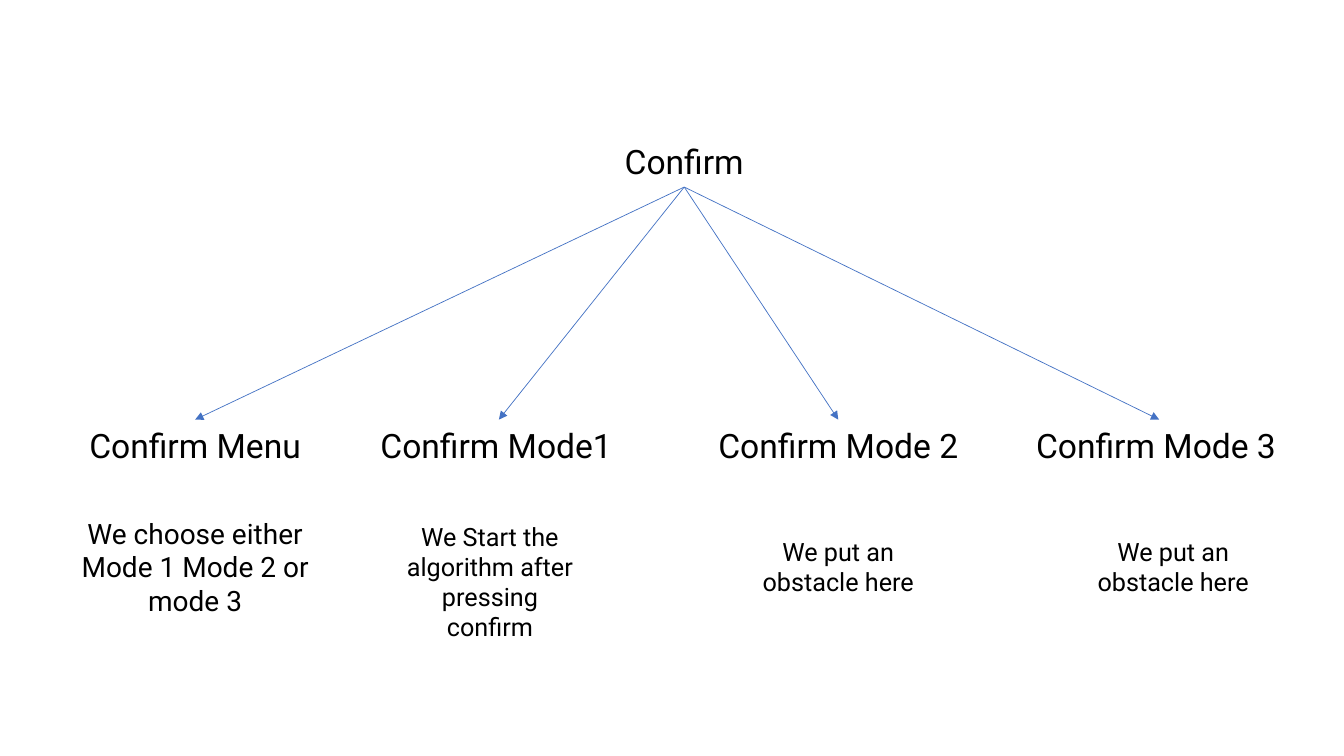
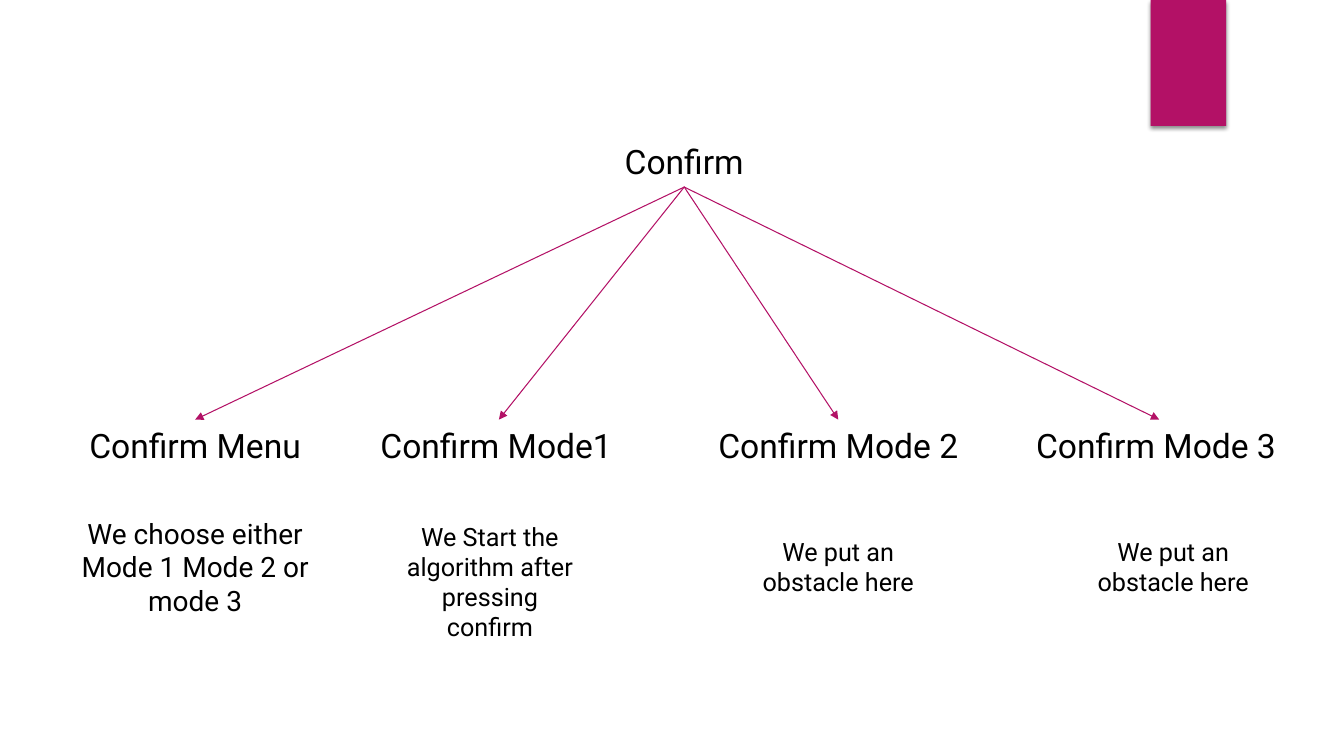
Before and after one commit to marwanj/Assembly-Language, a slide deck: slide 13 of Group_42_powerpoint.pptx. Drawn at 1344x756 pixels with LibreOffice and Linux fonts; fonts in the diff are those of the drawing. Boxes give left, top, right and bottom in pixels: in the first picture for what was removed or moved away, otherwise in the second. Text is boxed around its words. In the diff, an @@ line names an element or a change of style, - is before the commit and + after.

```diff
--- a/Group_42_powerpoint.pptx
+++ b/Group_42_powerpoint.pptx
@@ rectangle added at (1150, 0, 1226, 126), fill #B31166 @@
@@ arrow (685, 188) - (196, 419): stroke #4472C4 0.5 pt to #B31166 0.75 pt @@
@@ arrow (685, 188) - (499, 419): stroke #4472C4 0.5 pt to #B31166 0.75 pt @@
@@ arrow (685, 188) - (1159, 419): stroke #4472C4 0.5 pt to #B31166 0.75 pt @@
@@ arrow (685, 188) - (839, 419): stroke #4472C4 0.5 pt to #B31166 0.75 pt @@
```
Also in this commit, not shown: 39 other slides changed, 1 slide removed.
